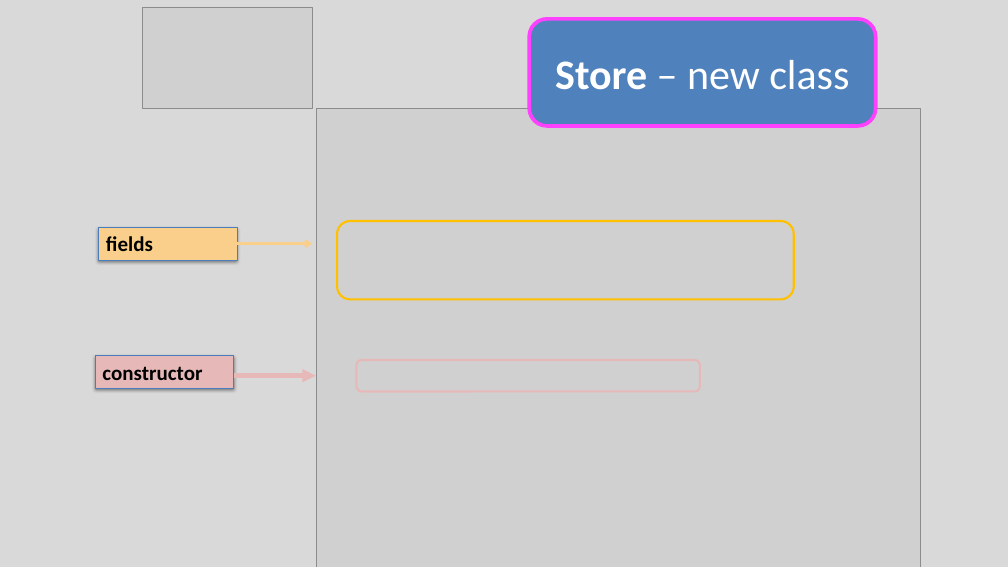
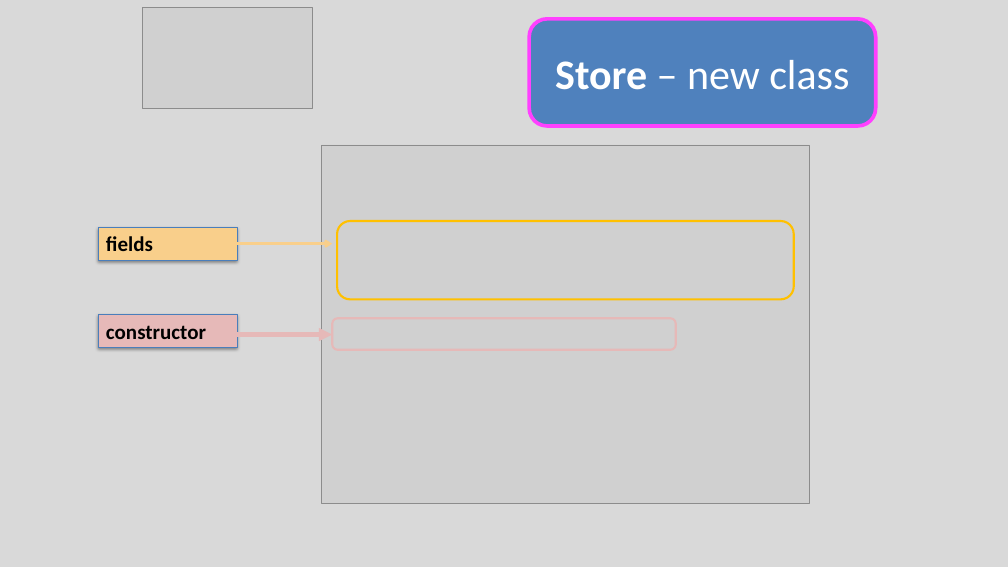
Before and after one commit to Programming-Fundamentals-SETU/prog-fund-1-sept-25, a slide deck: slide 6 of topic08-arrays-of-objects/unit-1/talk-3-array-product/c-array-product.pptx. Drawn at 1008x567 pixels with LibreOffice and Linux fonts; fonts in the diff are those of the drawing; grey boxes stand for pictures. Boxes give left, top, right and bottom in pixels: in the first picture for what was removed or moved away, otherwise in the second. Text is boxed around its words. In the diff, an @@ line names an element or a change of style, - is before the commit and + after.

```diff
--- a/topic08-arrays-of-objects/unit-1/talk-3-array-product/c-array-product.pptx
+++ b/topic08-arrays-of-objects/unit-1/talk-3-array-product/c-array-product.pptx
@@ picture: place and size @@
-picture at bbox=[317, 109, 920, 567]
+picture at bbox=[321, 145, 810, 504]
@@ arrow moved from (237, 243) - (312, 243) to (237, 243) - (332, 243) @@
@@ rectangle "constructor": place and size @@
-rectangle "constructor" at bbox=[95, 355, 234, 389]
+rectangle "constructor" at bbox=[98, 315, 237, 348]
@@ rounded rectangle: place and size @@
-rounded rectangle at bbox=[356, 360, 699, 392]
+rounded rectangle at bbox=[332, 318, 675, 350]
@@ arrow moved from (234, 376) - (316, 376) to (237, 334) - (332, 334) @@
```
Also in this commit, not shown: 5 other slides changed, 16 other files.
